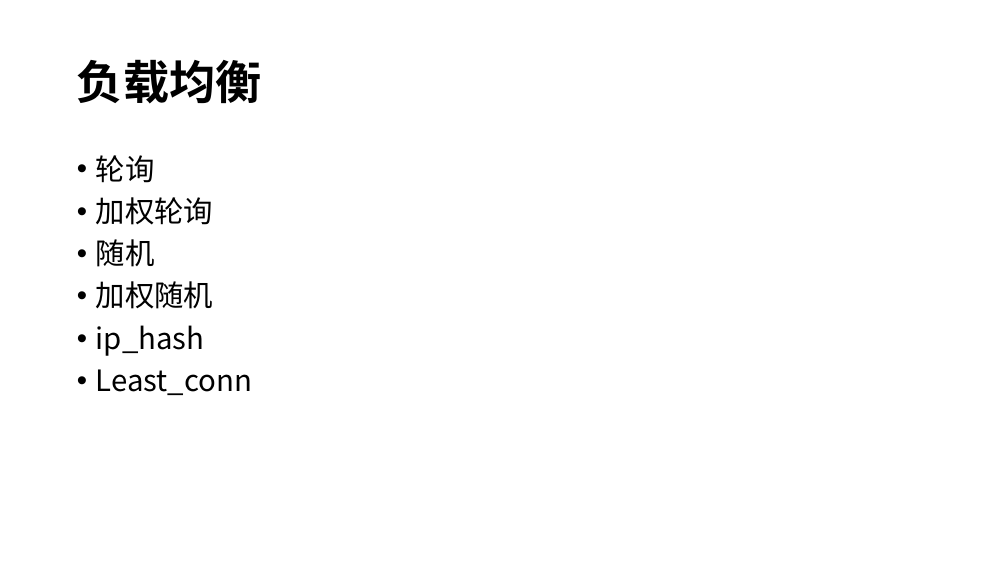
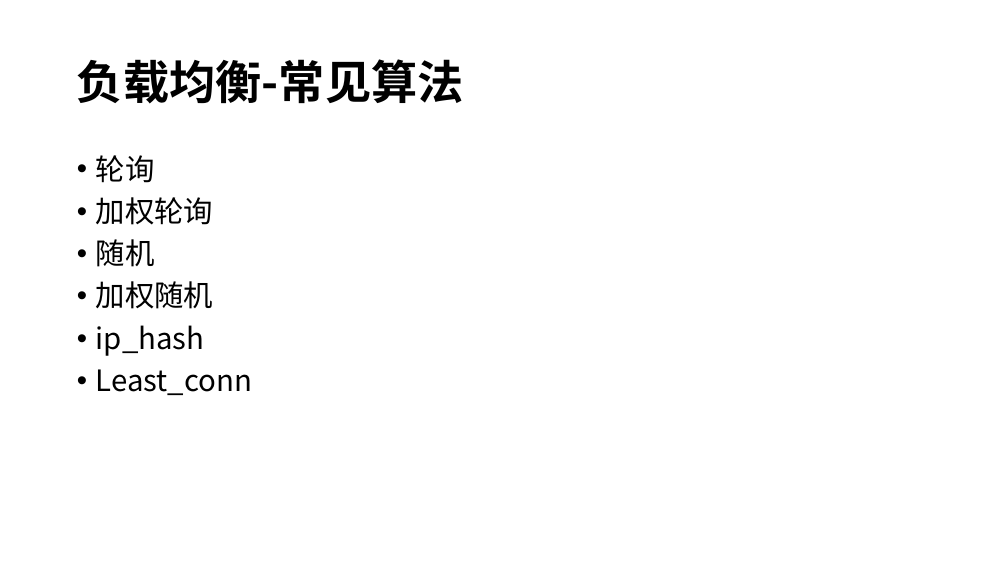
Before and after one commit to Aaron630/kratos-micro, a slide deck: slide 24 of 微服务.pptx (slide 22 before the commit). Drawn at 1008x567 pixels with LibreOffice and Linux fonts; fonts in the diff are those of the drawing; background and template pictures are left out. Boxes give left, top, right and bottom in pixels: in the first picture for what was removed or moved away, otherwise in the second. Text is boxed around its words. In the diff, an @@ line names an element or a change of style, - is before the commit and + after.

```diff
--- a/微服务.pptx
+++ b/微服务.pptx
@@ title at (77, 59, 464, 104): text changed @@
-负载均衡
+负载均衡-常见算法
```
Also in this commit, not shown: 2 other slides changed, 3 slides added, 40 other files.
